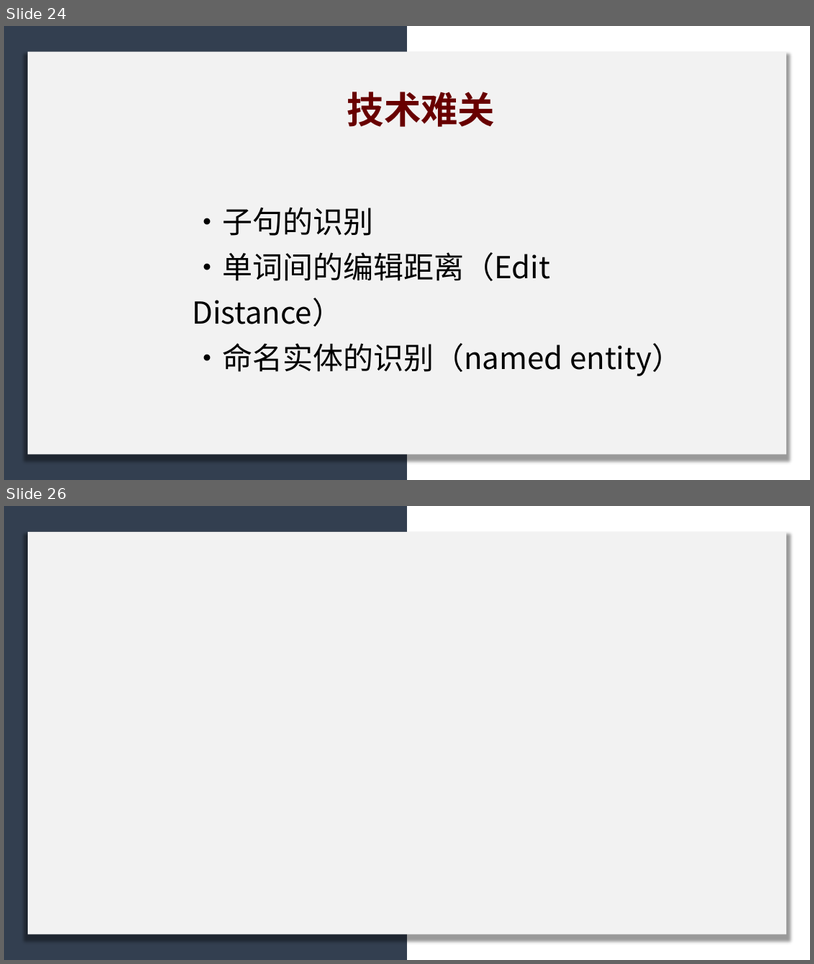
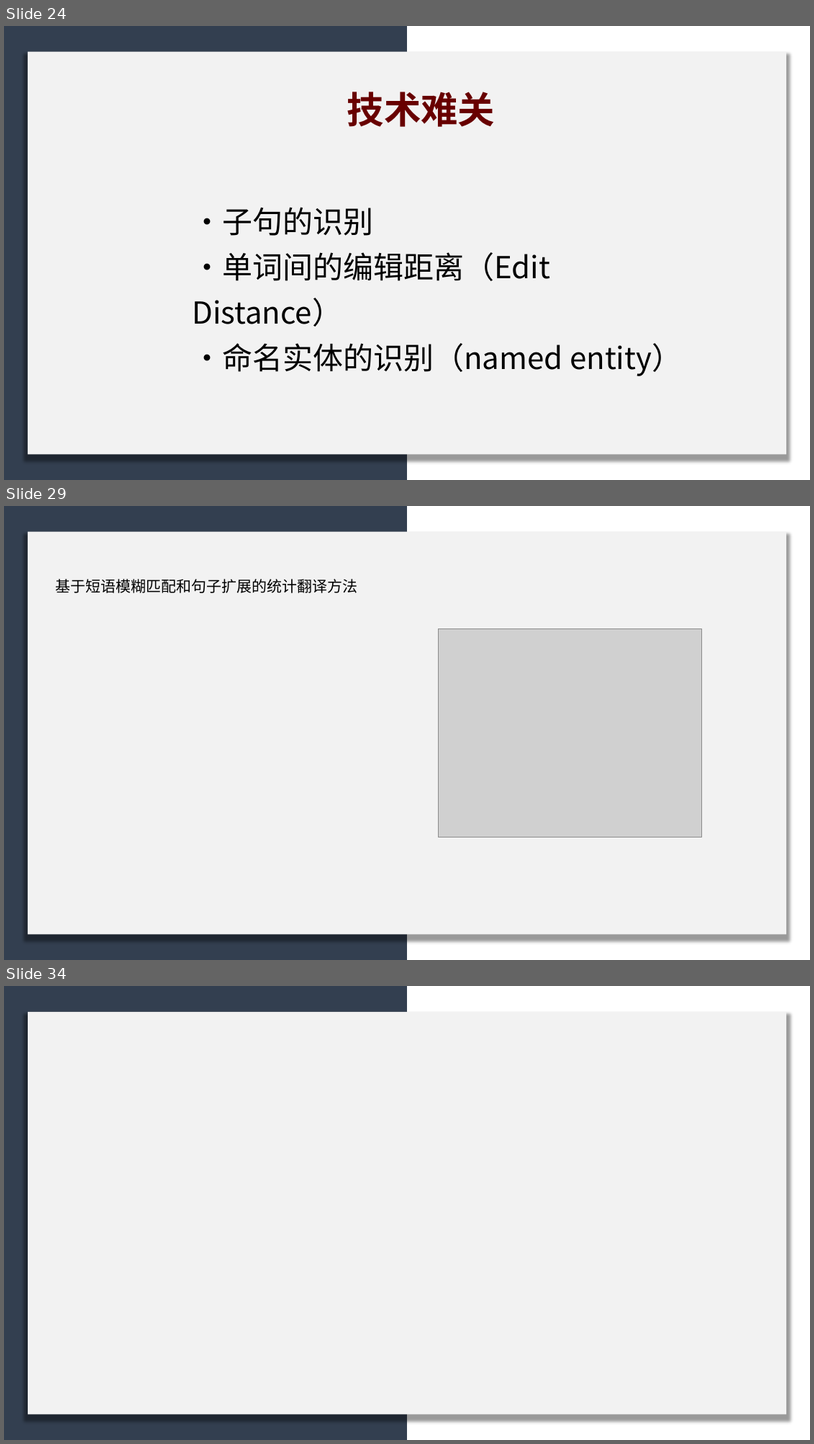
Before and after one commit to licheng0573/RosettaStone, a slide deck: 二组展示_10_24.pptx. Shown one above the other, each under a label of ours: slides 24 and 26 before the commit, slides 24, 29 and 34 after it; the slides between them are not shown. The pictures are 814x964 and 814x1444 pixels, drawn with LibreOffice and Linux fonts; fonts in the diff are those of the drawing; grey boxes stand for pictures. Boxes give left, top, right and bottom in pixels: in the first picture for what was removed or moved away, otherwise in the second. Text is boxed around its words. In the diff, an @@ line names an element or a change of style, - is before the commit and + after.

```diff
--- a/二组展示_10_24.pptx
+++ b/二组展示_10_24.pptx
@@ slide 29 added at [4,506,810,960], background #FFFFFF @@
@@ rectangle added at [4,506,407,960], fill #333F50 @@
@@ rectangle added at [28,531,787,934], fill #F2F2F2 @@
@@ text added at [56,579,358,593], 18 pt, text #000000 @@
+基于短语模糊匹配和句子扩展的统计翻译方法
@@ picture added at [439,629,702,837] @@
@@ what was slide 26 is now slide 34 @@
```
Also in this commit, not shown: 2 slides changed, 6 other slides added.
